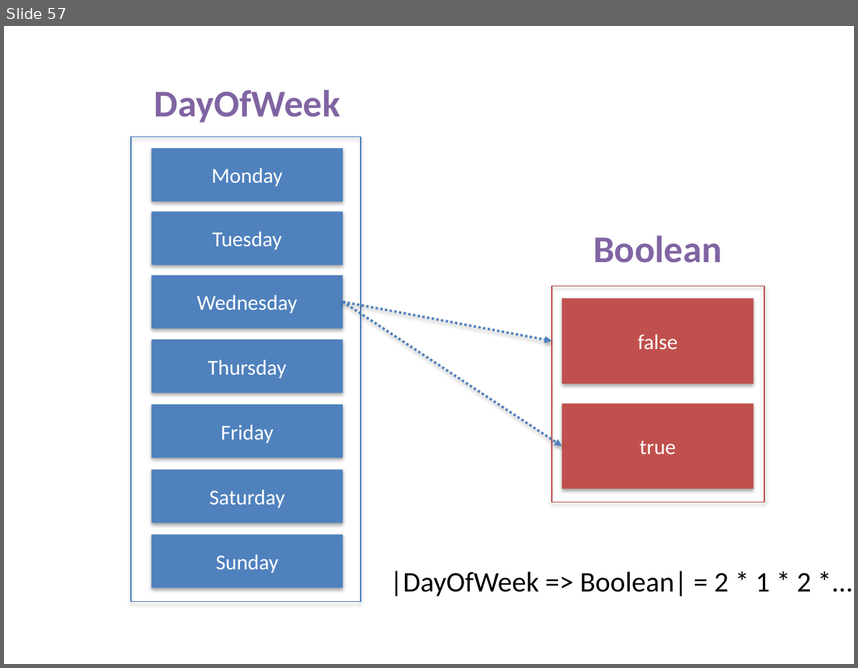
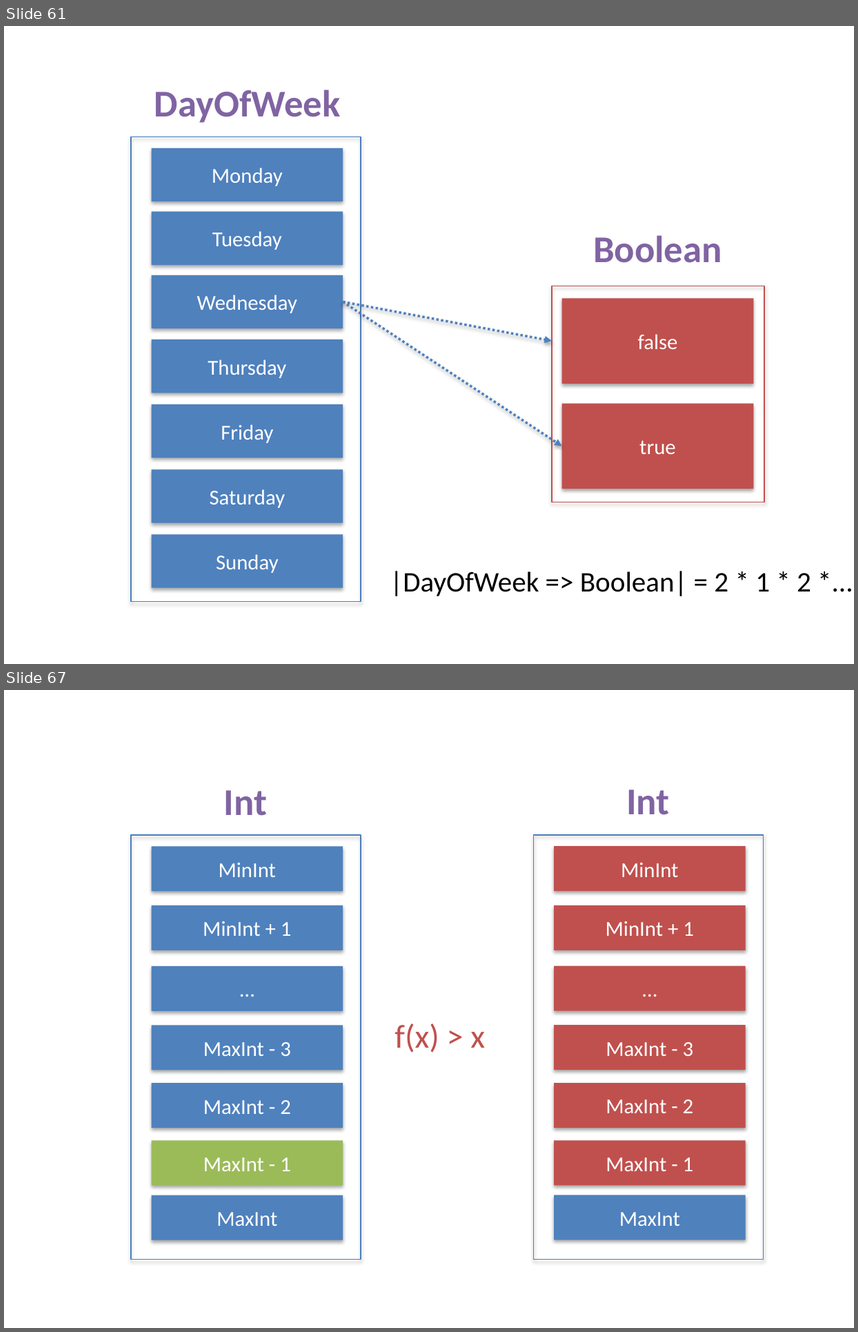
Before and after one commit to fp-tower/foundations, a slide deck: Diagrams.pptx. Shown one above the other, each under a label of ours: slide 57 before the commit, slides 61 and 67 after it; the slides between them are not shown. The pictures are 858x668 and 858x1332 pixels, drawn with LibreOffice and Linux fonts; fonts in the diff are those of the drawing. Boxes give left, top, right and bottom in pixels: in the first picture for what was removed or moved away, otherwise in the second. Text is boxed around its words. In the diff, an @@ line names an element or a change of style, - is before the commit and + after.

```diff
--- a/Diagrams.pptx
+++ b/Diagrams.pptx
@@ slide 67 added at [4,690,854,1328], background #FFFFFF @@
@@ text added at [224,790,267,816], 32 pt, text #8064A2, bold @@
+Int
@@ text added at [626,789,669,815], 32 pt, text #8064A2, bold @@
+Int
@@ rectangle added at [534,834,763,1259], outline #4B7EBC 0.75 pt @@
@@ rectangle added at [131,836,360,1259], outline #4B7EBC 0.75 pt @@
@@ rectangle added at [151,847,342,891], fill #4F81BD, 18 pt, text #FFFFFF @@
+MinInt
@@ rectangle added at [554,847,745,891], fill #C0504D, 18 pt, text #FFFFFF @@
+MinInt
@@ rectangle added at [151,905,342,950], fill #4F81BD, 18 pt, text #FFFFFF @@
+MinInt + 1
@@ rectangle added at [554,905,745,950], fill #C0504D, 18 pt, text #FFFFFF @@
+MinInt + 1
@@ rectangle added at [151,966,342,1012], fill #4F81BD, 18 pt, text #FFFFFF @@
+…
@@ rectangle added at [554,965,745,1010], fill #C0504D, 18 pt, text #FFFFFF @@
+…
@@ rectangle added at [151,1025,342,1070], fill #4F81BD, 18 pt, text #FFFFFF @@
+MaxInt - 3
@@ text added at [395,1023,485,1052], 28 pt, text #C0504D @@
+f(x) > x
@@ rectangle added at [554,1025,745,1070], fill #C0504D, 18 pt, text #FFFFFF @@
+MaxInt - 3
@@ rectangle added at [151,1083,342,1127], fill #4F81BD, 18 pt, text #FFFFFF @@
+MaxInt - 2
@@ rectangle added at [554,1083,745,1127], fill #C0504D, 18 pt, text #FFFFFF @@
+MaxInt - 2
@@ rectangle added at [151,1141,342,1185], fill #9BBB59, 18 pt, text #FFFFFF @@
+MaxInt - 1
@@ rectangle added at [554,1140,745,1185], fill #C0504D, 18 pt, text #FFFFFF @@
+MaxInt - 1
@@ rectangle added at [151,1195,342,1240], fill #4F81BD, 18 pt, text #FFFFFF @@
+MaxInt
@@ rectangle added at [554,1195,745,1240], fill #4F81BD, 18 pt, text #FFFFFF @@
+MaxInt
@@ what was slide 57 is now slide 61 @@
```
Also in this commit, not shown: 6 slides changed, 15 other slides added, 1 other file.
